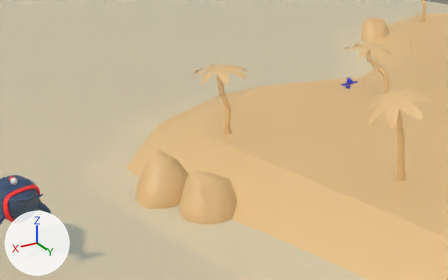
What one commit did to the Blender file MASTER/MASTER PLAYA Escena faltante entre escena v2 y la banda se presenta.blend.
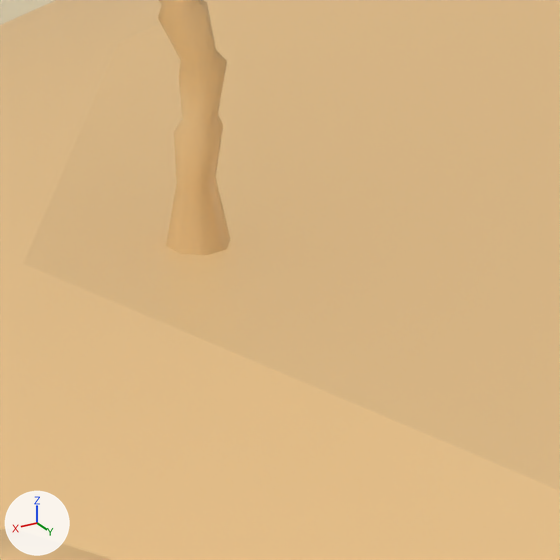
Each version appears first from a 50 mm lens placed at (152.7, 72.5, 43.7), pointed at (102.4, -11.2, 1.8), and next in a close-up on the part from 45% to 62% of the width and 36% to 62% of the height. Lighting does not change. The marker at lower left points along +X, +Y and +Z.

The first close-up shows 'Escenario_Playa'.
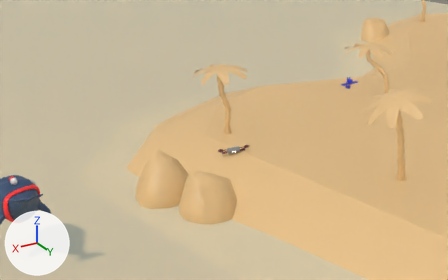
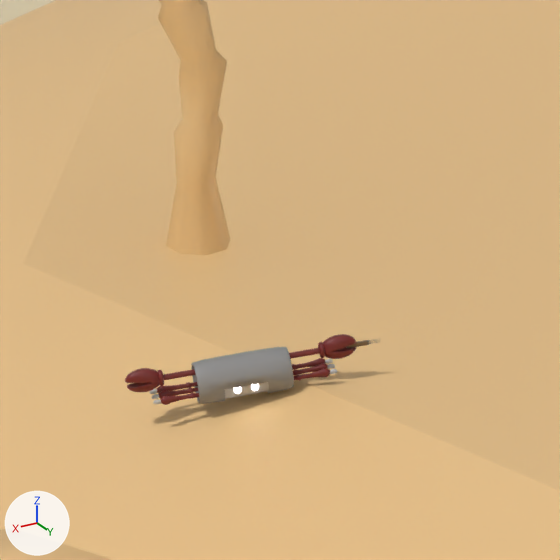
Boxes [x1, y1, x2, y2] around the edits, measured in the close-ups (560 x 560 px):
'Collection', added: after [125, 334, 377, 405]

Patch to the scene script:
```diff
--- a/MASTER/MASTER PLAYA Escena faltante entre escena v2 y la banda se presenta.blend.py
+++ b/MASTER/MASTER PLAYA Escena faltante entre escena v2 y la banda se presenta.blend.py
@@ mat_helado_oscuro @@
+mat_helado_oscuro = principled_material('Helado oscuro')
+mat_helado_oscuro.base_color = (0.5, 0.5, 0.5)  # grey #bcbcbc
+mat_helado_oscuro.specular_ior_level = 0.0
@@ mat_metal_1 @@
+mat_metal_1 = principled_material('Metal 1')
+mat_metal_1.base_color = (0.26, 0.26, 0.26)  # grey #8b8b8b
@@ mat_ojos_2 @@
+mat_ojos_2 = principled_material('Ojos')
+mat_ojos_2.base_color = (0.8, 0.8, 0.8)  # white #e7e7e7
+mat_ojos_2.emission_strength = 5.5
@@ mat_madera @@
+mat_madera = principled_material('Madera')
+mat_madera.base_color = (0.173, 0.111, 0.0538)  # brown #735e42
@@ mat_caparazon_negro @@
+mat_caparazon_negro = principled_material('Caparazon negro')
+mat_caparazon_negro.base_color = (0.5, 0.5, 0.5)  # grey #bcbcbc
+mat_caparazon_negro.specular_ior_level = 0.232
@@ mat_caparazon @@
+mat_caparazon = principled_material('Caparazon')
+mat_caparazon.base_color = (0.173, 0.0171, 0.0159)  # dark red #732322
@@ mat_metal_2 @@
+mat_metal_2 = principled_material('Metal 2')
+mat_metal_2.base_color = (0.107, 0.107, 0.107)  # dark grey #5c5c5c
@@ me_cube_010 @@
+me_cube_010.from_pydata(...)  # 2920 vertices, 2866 faces; spans x -13.0..13.0, y -2.5..3.0, z 0.0..5.3
+# faces by material slot: [1840, 196, 40, 128, 576, 74, 12]
+me_cube_010.materials.append(mat_caparazon)  # its picture is missing
+me_cube_010.materials.append(mat_metal_1)  # its picture is missing
+me_cube_010.materials.append(mat_helado_oscuro)  # its picture is missing
+me_cube_010.materials.append(mat_ojos_2)  # white #e7e7e7
+me_cube_010.materials.append(mat_caparazon_negro)  # its picture is missing
+me_cube_010.materials.append(mat_metal_2)  # its picture is missing
+me_cube_010.materials.append(mat_madera)  # its picture is missing
@@ me_cube_057 @@
+me_cube_057.from_pydata(...)  # 136 vertices, 126 faces; spans x -3.9..1.0, y -7.6..7.6, z -12.9..12.9
+# faces by material slot: [26, 100]
+me_cube_057.materials.append(mat_madera)  # its picture is missing
+me_cube_057.materials.append(mat_metal_2)  # its picture is missing
@@ col_collection_002 @@
+col_collection_002 = bpy.data.collections.new('Collection.002')
+col_collection_002.objects.link(ob_ch_guacharaco)
+col_collection_002.objects.link(ob_cube_020)
@@ ob_collection @@
+ob_collection = bpy.data.objects.new('Collection', None)
+ob_collection.location = (101.33, -9.77, -0.26)
+ob_collection.rotation_euler = (0.013, -0.117, 2.755)  # degrees (0.7, -6.7, 158)
+ob_collection.scale = (0.205, 0.205, 0.205)
+ob_collection.instance_type = 'COLLECTION'
+ob_collection.instance_collection = col_collection_002
@@ ob_ch_guacharaco @@
+ob_ch_guacharaco = bpy.data.objects.new('CH.Guacharaco', me_cube_010)
+ob_ch_guacharaco.location = (0.0, 0.0, 0.0)
@@ ob_cube_020 @@
+ob_cube_020 = bpy.data.objects.new('Cube.020', me_cube_057)
+ob_cube_020.location = (14.93, -0.00837, 3.817)
+ob_cube_020.scale = (0.796, 0.0227, 0.0227)
```
